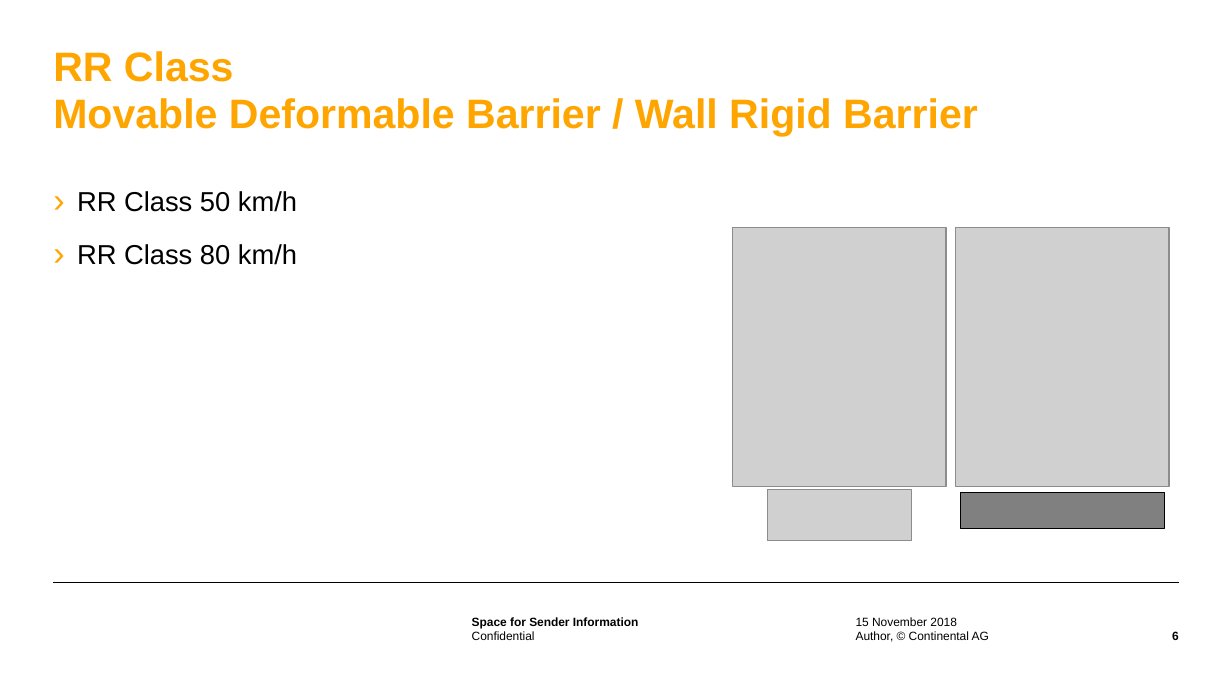
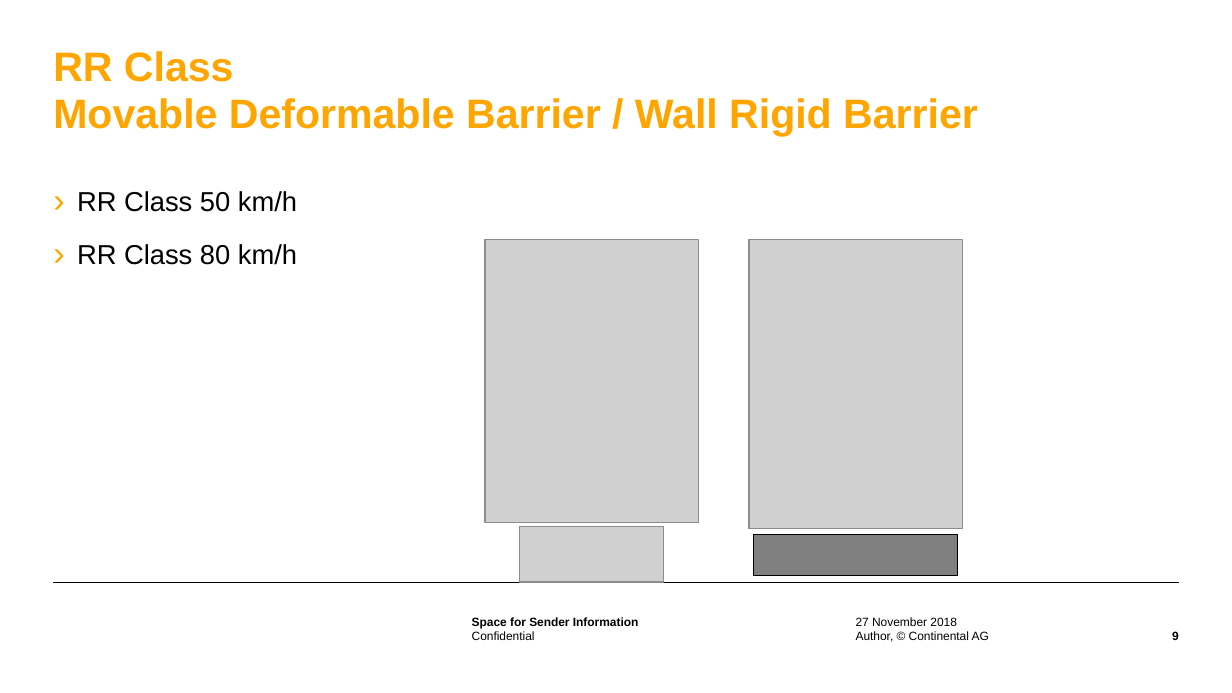
Before and after one commit to contitimisoara/continental-challenge, a slide deck: slide 9 of DataSetForClassificationChallenge.pptx (slide 6 before the commit). Drawn at 1232x693 pixels with LibreOffice and Linux fonts; fonts in the diff are those of the drawing; grey boxes stand for pictures; background and template pictures are left out. Boxes give left, top, right and bottom in pixels: in the first picture for what was removed or moved away, otherwise in the second. Text is boxed around its words. In the diff, an @@ line names an element or a change of style, - is before the commit and + after.

```diff
--- a/DataSetForClassificationChallenge.pptx
+++ b/DataSetForClassificationChallenge.pptx
@@ picture: place and size @@
-picture at [733,228,946,487]
+picture at [485,240,699,524]
@@ picture: place and size @@
-picture at [956,228,1169,487]
+picture at [749,240,962,530]
@@ picture: place and size @@
-picture at [768,490,912,541]
+picture at [520,526,664,582]
@@ rectangle: place and size @@
-rectangle at [961,493,1164,530]
+rectangle at [754,535,957,575]
@@ text at [856,617,957,626]: text changed @@
-15 November 2018
+27 November 2018
```
Also in this commit, not shown: 9 other slides changed, 5 slides added, 3 other files.
